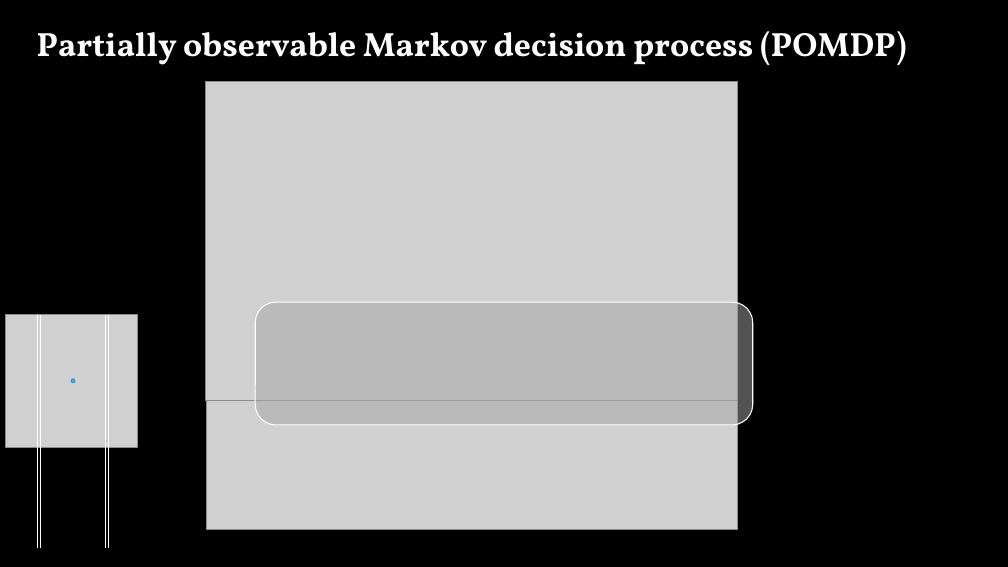
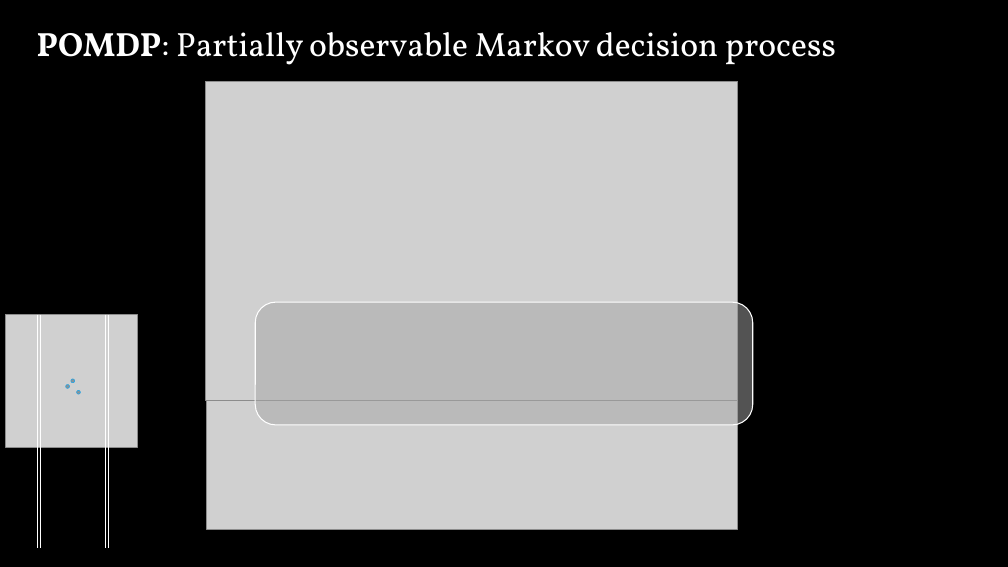
Before and after one commit to sisl/StateEstimation.jl, a slide deck: slide 10 of slides/MDPs to POMDPs.pptx. Drawn at 1008x567 pixels with LibreOffice and Linux fonts; fonts in the diff are those of the drawing; grey boxes stand for pictures. Boxes give left, top, right and bottom in pixels: in the first picture for what was removed or moved away, otherwise in the second. Text is boxed around its words. In the diff, an @@ line names an element or a change of style, - is before the commit and + after.

```diff
--- a/slides/MDPs to POMDPs.pptx
+++ b/slides/MDPs to POMDPs.pptx
@@ text at bbox=[37, 32, 836, 65]: text changed; bold off @@
-Partially observable Markov decision process (POMDP)
+POMDP: Partially observable Markov decision process
@@ ellipse added at bbox=[66, 385, 70, 389], fill #415762 at 50% opacity, outline #19A3EA 0.5 pt @@
@@ ellipse at bbox=[71, 379, 75, 383]: outline #19A3EA 1 pt to #19A3EA 0.5 pt @@
@@ ellipse added at bbox=[76, 390, 80, 394], fill #415762 at 50% opacity, outline #19A3EA 0.5 pt @@
```
Also in this commit, not shown: 21 other slides changed.
